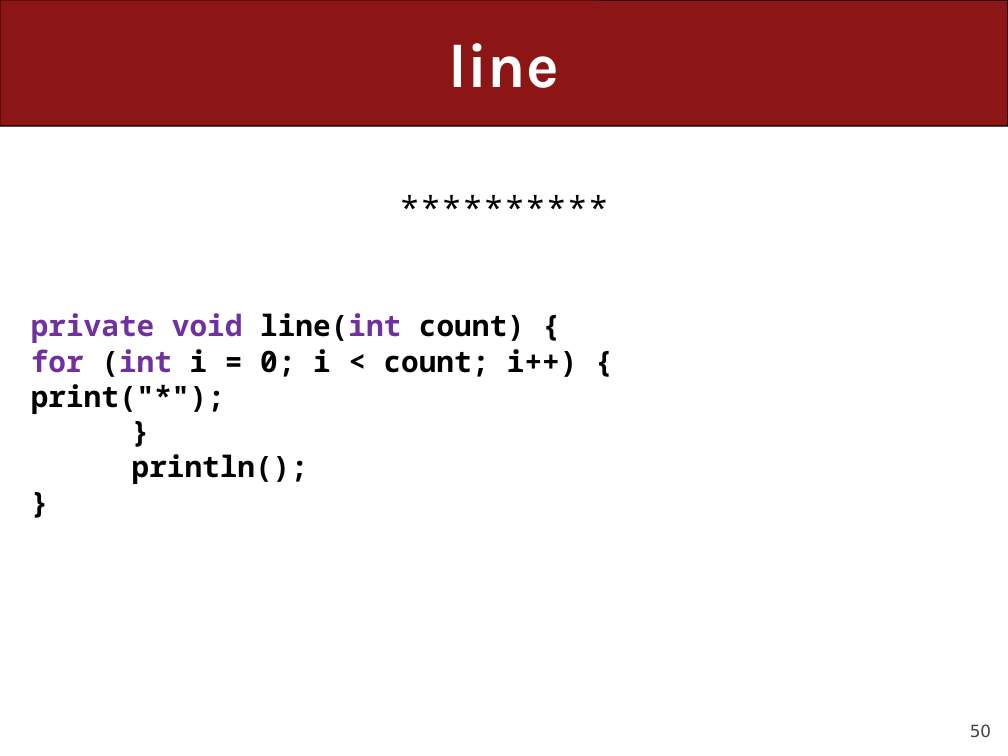
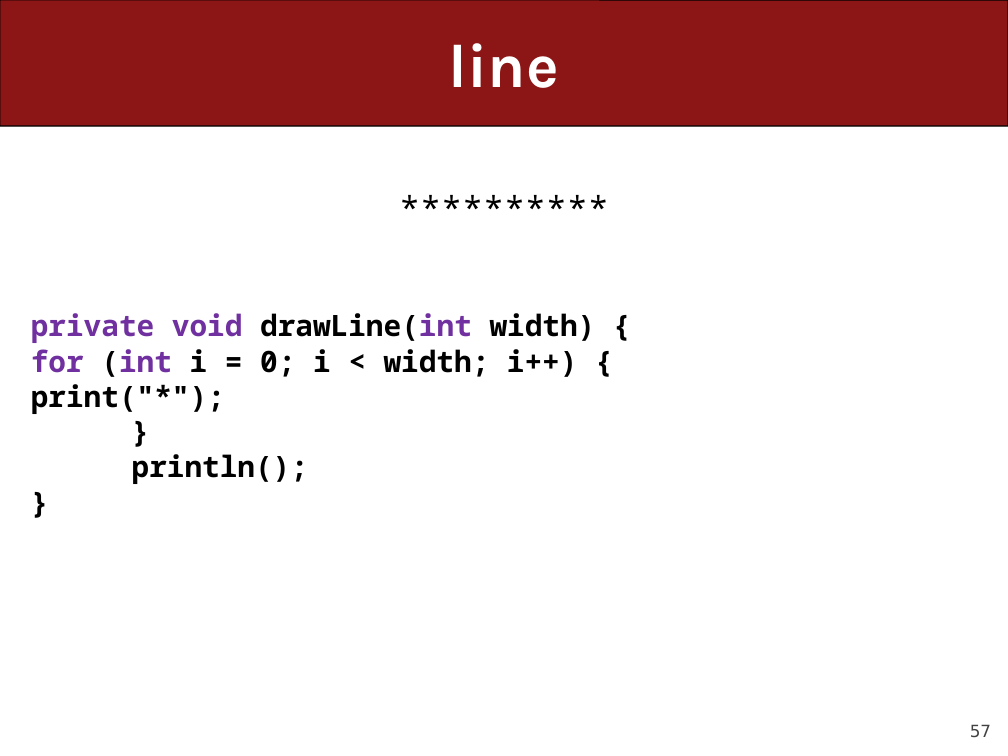
Before and after one commit to ckincaid17/cs106a-summer-2018, a slide deck: slide 57 of WWW/lectures/Lecture7/Lecture7.pptx (slide 50 before the commit). Drawn at 1008x756 pixels with LibreOffice and Linux fonts; fonts in the diff are those of the drawing. Boxes give left, top, right and bottom in pixels: in the first picture for what was removed or moved away, otherwise in the second. Text is boxed around its words. In the diff, an @@ line names an element or a change of style, - is before the commit and + after.

```diff
--- a/WWW/lectures/Lecture7/Lecture7.pptx
+++ b/WWW/lectures/Lecture7/Lecture7.pptx
@@ text at bbox=[31, 313, 596, 414]: text changed @@
-private void line(int count) { for (int i = 0; i < count; i++) { print("*");
+private void drawLine(int width) { for (int i = 0; i < width; i++) { print("*");
@@ page number at bbox=[970, 724, 991, 738]: text changed @@
-50
+57
```
Also in this commit, not shown: 24 other slides changed, 14 slides added, 8 slides removed, 3 other files.
